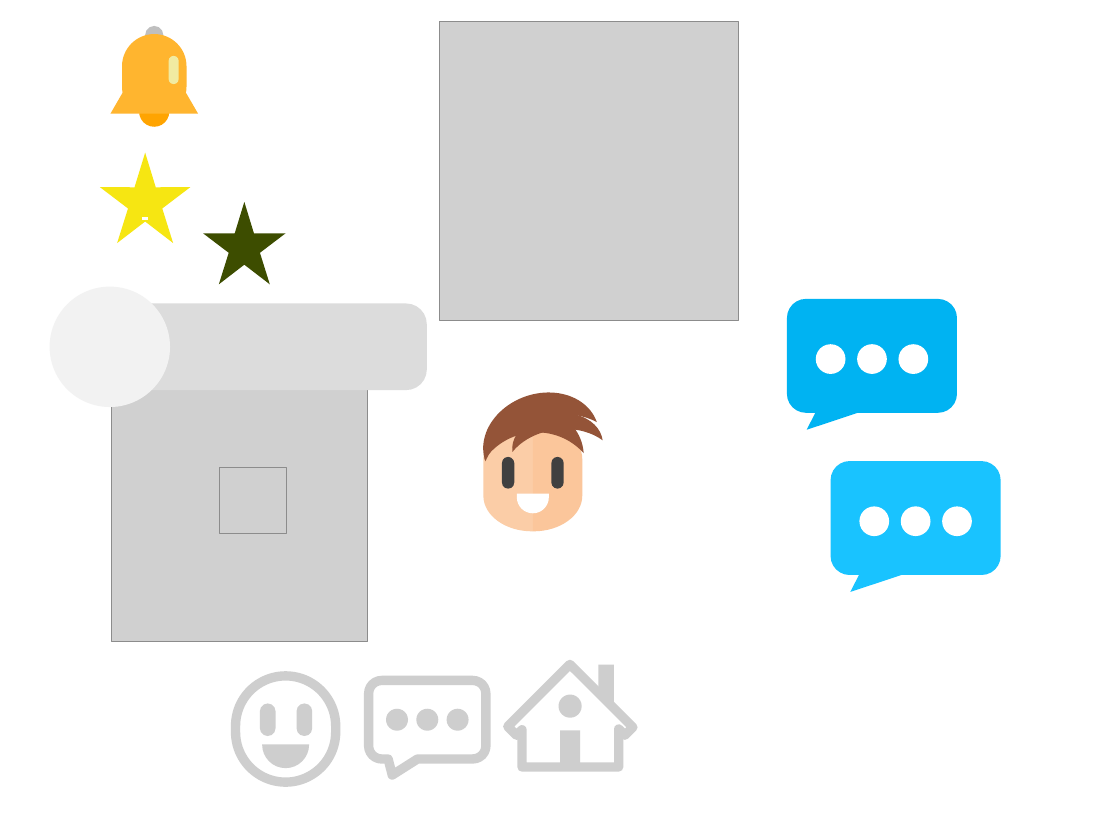
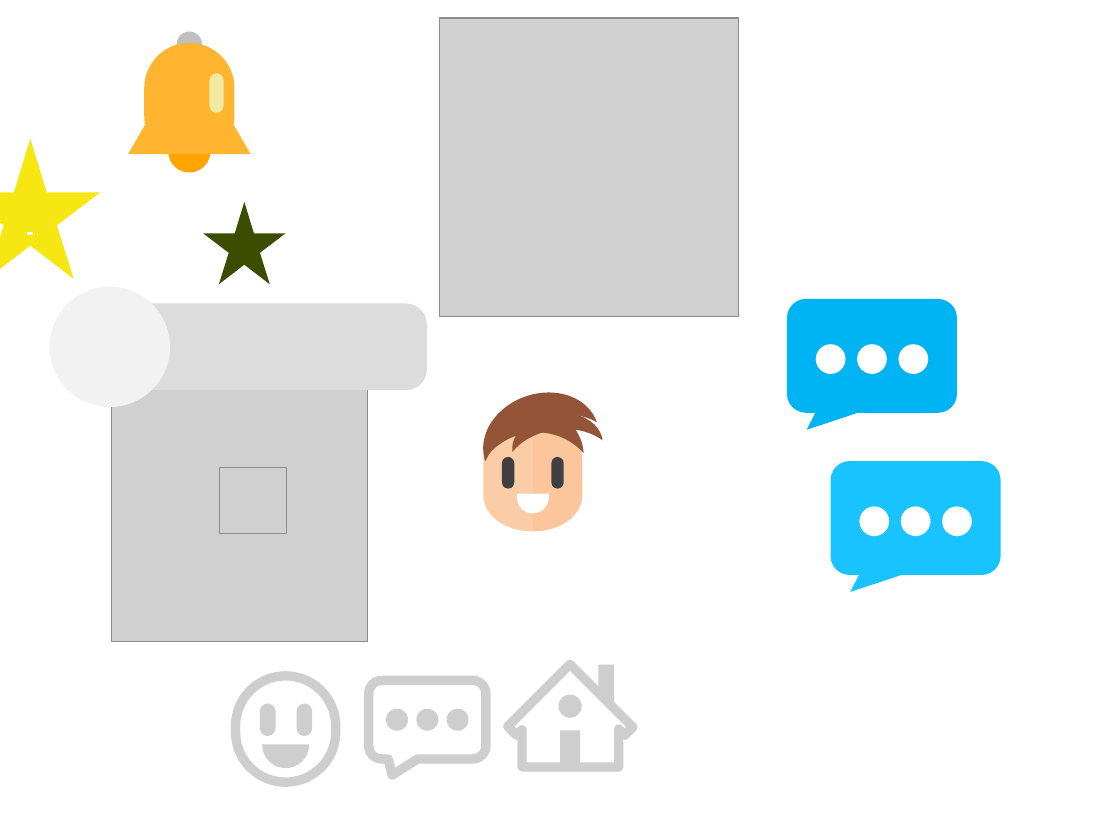
Before and after one commit to pedrogmo/projetopp2, a slide deck: slide 2 of slide/Icons.pptx. Drawn at 1120x840 pixels with LibreOffice and Linux fonts; fonts in the diff are those of the drawing; grey boxes stand for pictures. Boxes give left, top, right and bottom in pixels: in the first picture for what was removed or moved away, otherwise in the second. Text is boxed around its words. In the diff, an @@ line names an element or a change of style, - is before the commit and + after.

```diff
--- a/slide/Icons.pptx
+++ b/slide/Icons.pptx
@@ picture: place and size @@
-picture at <box>440,22,739,321</box>
+picture at <box>440,18,739,317</box>
@@ triangle: place and size @@
-triangle at <box>111,38,198,114</box>
+triangle at <box>128,48,251,153</box>
@@ freeform shape: place and size @@
-freeform shape at <box>122,34,187,111</box>
+freeform shape at <box>144,43,235,151</box>
@@ rounded rectangle: place and size @@
-rounded rectangle at <box>146,26,164,49</box>
+rounded rectangle at <box>177,31,203,65</box>
@@ rounded rectangle: place and size @@
-rounded rectangle at <box>169,56,179,84</box>
+rounded rectangle at <box>209,74,224,113</box>
@@ star: place and size @@
-star at <box>100,152,190,243</box>
+star at <box>0,139,101,279</box>
@@ ellipse: place and size @@
-ellipse at <box>139,96,169,127</box>
+ellipse at <box>168,130,211,172</box>
```
Also in this commit, not shown: 2 other files.
